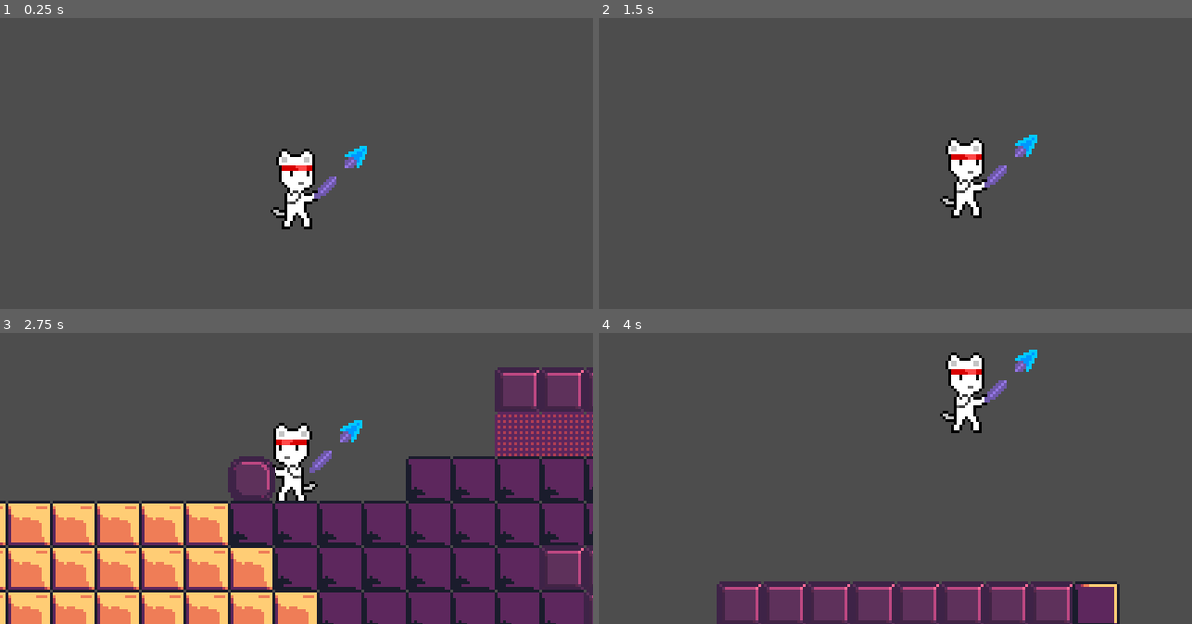
Above: before the commit, frames 1-4 (two rows, left to right).
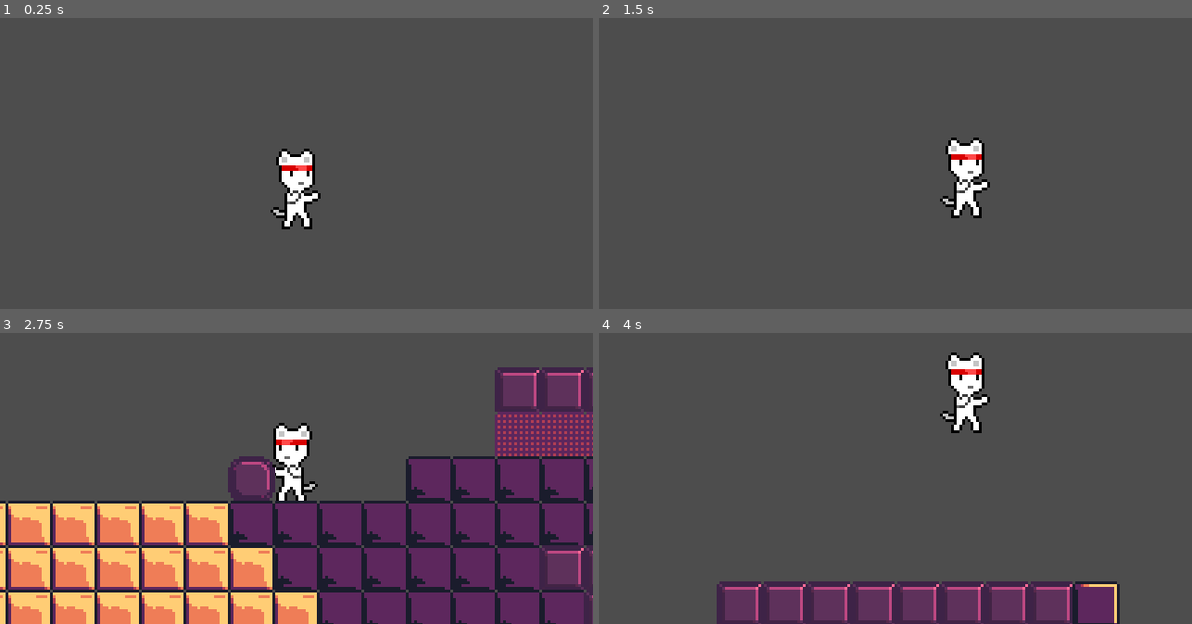
Above: after the commit, the same moments.

Repository: Mr-Carrot0/spear-guy
Game: Godot game, scene res://Scenes/leveltest_2.tscn
Same seed, same stepped clock (60 frames per second), same inputs: the game is played once before the commit and once after it. This scene is started directly instead of the project's main scene.
Inputs:
- Up to frame 1 (0.25 s): no input
- Up to frame 2 (1.5 s): hold Right (move_right) from 0.53 s (still down); tap Space (jump) at 0.77 s
- Up to frame 3 (2.75 s): tap Space (jump) at 1.52 s; release Right (move_right) at 2.03 s; hold Left (move_left) from 2.03 s (still down)
- Up to frame 4 (4 s): release Left (move_left) at 2.78 s; hold Right (move_right) from 2.78 s (still down); tap Space (jump) at 3.02, 3.77 s

The runs differ from the first frame. In frame 1, 0.3% of the frame differs, in the area x 52-62%, y 43-63%; in frame 2, 0.3%; in frame 3, 0.3%; in frame 4, 0.3%.
Error before the commit: Invalid operands 'int' and 'Nil' in operator '*'. (res://Assets/Scripts/spear-new.gd:26)

Commit message:
vault backup: 2024-11-08 09:15:21

Diff:
--- a/Assets/Scripts/spear-new.gd
+++ b/Assets/Scripts/spear-new.gd
@@ -1,7 +1,7 @@
 extends Weapon
 class_name Spear
 
-@onready var body: Node2D = $body
+@onready var body: Node2D = $body # get_node(NodePath(names.body_name))
 
 @export_category("body")
 @export var body_count := 1
@@ -9,20 +9,19 @@
 var bodies: Array[Sprite2D] = []
 
 @export_category("vec")
-@export var spacing_global = Vector2i(6, -6)
+# @export var spacing_global = Vector2i(6, -6)
 @export var spacing_body = Vector2i(6, -6)
-var off = Vector2i.ZERO
+# var off = Vector2i.ZERO
 
 func _ready():
-
 	# super()
 	for i in range(body_count):
 		bodies.append(Sprite2D.new())
 		bodies[i].texture = body_img
 		body.add_child(bodies[i])
-	var bcl = len(bodies)
-	if bcl != 0:
-		for i in range(bcl):
-			var pos = off + i * spacing_body
-			bodies[i].position = pos
-		head.position = spacing_body * (bcl + 1) + off
+
+		bodies[i].position = i * spacing_body # + off
+
+	head.position = spacing_body * (body_count + 1) # + off
+
+	$hurtbox/CollisionShape2D.shape.b += Vector2(spacing_body * (body_count - 1))
--- /dev/null
+++ b/Assets/Scripts/test.gd
@@ -0,0 +1,9 @@
+extends Resource
+class_name Weapon_names
+
+@export var butt_name: StringName = "butt"
+@export var body_name: StringName = "body"
+@export var head_name: StringName = "head"
+
+@export var hitbox_name: StringName = "hitbox"
+@export var hurtbox_name: StringName = "hurtbox"
--- a/Assets/Scripts/weapon-new.gd
+++ b/Assets/Scripts/weapon-new.gd
@@ -7,10 +7,14 @@
 	DESTROYED
 }
 
-@onready var butt: Sprite2D = $butt
-@onready var head: Sprite2D = $head
-@onready var hitbox: Area2D = $hitbox
-@onready var hurtbox: Area2D = $hurtbox
+@export_category("names")
+# @export var names:Weapon_names
+
+@onready var butt: Sprite2D = $butt #get_node(NodePath(names.butt_name))
+@onready var head: Sprite2D = $head #get_node(NodePath(names.head_name))
+@onready var hitbox: Area2D = $head/hitbox #get_node(NodePath(names.hitbox_name))
+@onready var hurtbox: Area2D = $hurtbox #get_node(NodePath(names.hurtbox_name))
+
 
 @export_category("health")
 @export var max_health: float = 100
--- a/Scenes/player.tscn
+++ b/Scenes/player.tscn
@@ -1,10 +1,7 @@
-[gd_scene load_steps=23 format=3 uid="uid://5jpo611kaau8"]
+[gd_scene load_steps=19 format=3 uid="uid://5jpo611kaau8"]
 
 [ext_resource type="Script" path="res://Assets/Scripts/Player.gd" id="1_2d27w"]
 [ext_resource type="Texture2D" uid="uid://cdmewcfftarud" path="res://Assets/Sprites/stolen/cat_stolen.png" id="2_o2kcy"]
-[ext_resource type="PackedScene" uid="uid://b12b4256u40lk" path="res://Scenes/spear.tscn" id="3_eotf3"]
-[ext_resource type="Texture2D" uid="uid://br28xqtakcvr8" path="res://Assets/Sprites/spear-destruction-butt.png" id="4_g55yi"]
-[ext_resource type="Texture2D" uid="uid://b5ocy8bakvquk" path="res://Assets/Sprites/spear-destruction-head.png" id="5_tjp00"]
 
 [sub_resource type="RectangleShape2D" id="RectangleShape2D_qxq2l"]
 size = Vector2(11, 27)
@@ -160,10 +157,6 @@
 nodes/spin/position = Vector2(560, 480)
 node_connections = [&"TimeScale", 0, &"spin", &"m", 0, &"on_ground", &"m", 1, &"TimeScale", &"on_ground", 0, &"Animation", &"on_ground", 1, &"Animation 2", &"spin", 0, &"Animation 3", &"spin", 1, &"Animation 4"]
 
-[sub_resource type="CapsuleShape2D" id="CapsuleShape2D_0gb4f"]
-radius = 1.9799
-height = 18.9505
-
 [node name="Player" type="CharacterBody2D"]
 script = ExtResource("1_2d27w")
 jmp_vel = -320.0
@@ -203,35 +196,3 @@
 [node name="Camera2D" type="Camera2D" parent="."]
 zoom = Vector2(3, 3)
 position_smoothing_enabled = true
-
-[node name="spear" parent="." instance=ExtResource("3_eotf3")]
-position = Vector2(10.5, 1.5)
-body_count = 2
-
-[node name="head" type="Sprite2D" parent="spear"]
-position = Vector2(11, -11)
-texture = ExtResource("5_tjp00")
-metadata/_edit_lock_ = true
-
-[node name="butt" type="Sprite2D" parent="spear"]
-texture = ExtResource("4_g55yi")
-metadata/_edit_lock_ = true
-
-[node name="hitbox" type="Area2D" parent="spear"]
-position = Vector2(9.2, -9)
-scale = Vector2(1, 1)
-metadata/_edit_lock_ = true
-
-[node name="CollisionPolygon2D" type="CollisionPolygon2D" parent="spear/hitbox"]
-polygon = PackedVector2Array(2.8, -6, 6, -6.2, 5.8, -3, 2.39999, 2.2, -2.4, -2.4)
-metadata/_edit_lock_ = true
-
-[node name="hurtbox" type="Area2D" parent="spear"]
-scale = Vector2(1, 1)
-metadata/_edit_lock_ = true
-
-[node name="CollisionShape2D" type="CollisionShape2D" parent="spear/hurtbox"]
-position = Vector2(2.4, -2.4)
-rotation = 0.785398
-shape = SubResource("CapsuleShape2D_0gb4f")
-metadata/_edit_lock_ = true
--- /dev/null
+++ b/Scenes/spear-destr-test.tscn
@@ -0,0 +1,37 @@
+[gd_scene load_steps=5 format=3 uid="uid://ct31h1y6880do"]
+
+[ext_resource type="Script" path="res://Assets/Scripts/spear-new.gd" id="1_odd5j"]
+[ext_resource type="Texture2D" uid="uid://b5ocy8bakvquk" path="res://Assets/Sprites/spear-destruction-head.png" id="2_fipwg"]
+[ext_resource type="Texture2D" uid="uid://br28xqtakcvr8" path="res://Assets/Sprites/spear-destruction-butt.png" id="3_su2vu"]
+
+[sub_resource type="SegmentShape2D" id="SegmentShape2D_7ng7r"]
+b = Vector2(13.5, -13.5)
+
+[node name="spear-of-destruction" type="Node2D"]
+position = Vector2(227, 153)
+scale = Vector2(5, 5)
+script = ExtResource("1_odd5j")
+body_count = 2
+is_indestrucable = true
+status = null
+
+[node name="body" type="Node2D" parent="."]
+position = Vector2(6, -6)
+
+[node name="head" type="Sprite2D" parent="."]
+position = Vector2(12, -12)
+texture = ExtResource("2_fipwg")
+
+[node name="hitbox" type="Area2D" parent="head"]
+
+[node name="CollisionPolygon2D" type="CollisionPolygon2D" parent="head/hitbox"]
+polygon = PackedVector2Array(0.5, 4.5, -4.5, -0.5, 0.5, -3.5, 4.5, -4.5, 3.5, -0.5)
+
+[node name="butt" type="Sprite2D" parent="."]
+texture = ExtResource("3_su2vu")
+
+[node name="hurtbox" type="Area2D" parent="."]
+
+[node name="CollisionShape2D" type="CollisionShape2D" parent="hurtbox"]
+position = Vector2(-3.5, 3.5)
+shape = SubResource("SegmentShape2D_7ng7r")
--- a/Scenes/spear.tscn
+++ b/Scenes/spear.tscn
@@ -6,7 +6,6 @@
 script = ExtResource("1_i38sw")
 body_count = null
 body_img = null
-spacing_global = null
 spacing_body = null
 max_health = null
 health = null
Not shown, changed: spear-guy-notes/.obsidian/workspace.json
